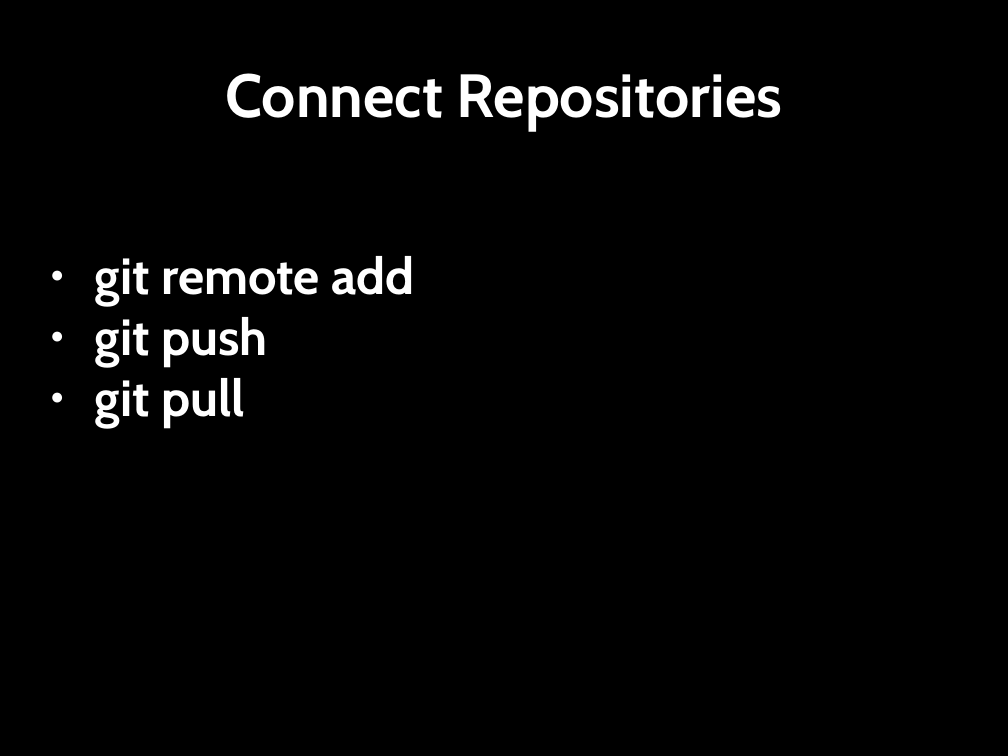
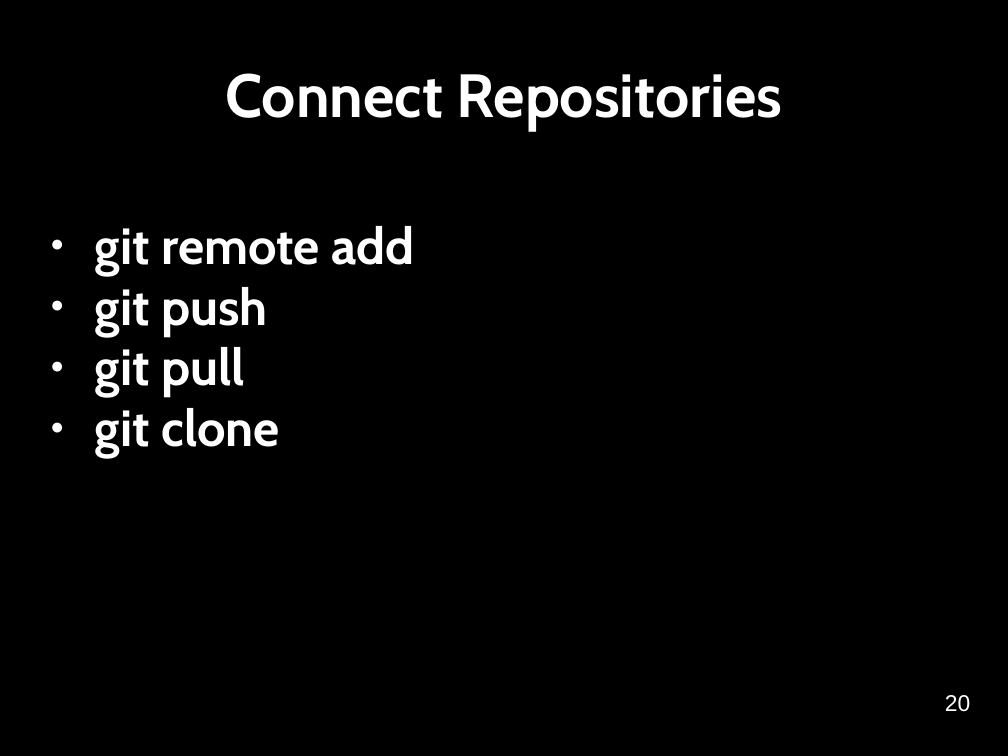
Before and after one commit to softwaresaved/NGCMGSoton-2015-06-21, a slide deck: slide 20 of novice/git/version-control-with-git-slides.odp (slide 19 before the commit). Drawn at 1008x756 pixels with LibreOffice and Linux fonts; fonts in the diff are those of the drawing. Boxes give left, top, right and bottom in pixels: in the first picture for what was removed or moved away, otherwise in the second. Text is boxed around its words. In the diff, an @@ line names an element or a change of style, - is before the commit and + after.

```diff
--- a/novice/git/version-control-with-git-slides.odp
+++ b/novice/git/version-control-with-git-slides.odp
@@ subtitle "git remote add": place and size @@
-subtitle "git remote add" at (95,256,414,427)
+subtitle "git remote add" at (95,226,414,458)
@@ subtitle at (95,408,279,458): paragraph added @@
+● git clone
@@ text added at (945,695,970,712), 18 pt, text #FFFFFF @@
+20
```
Also in this commit, not shown: 15 other slides changed, 6 slides added, 3 slides removed, 16 other files.
